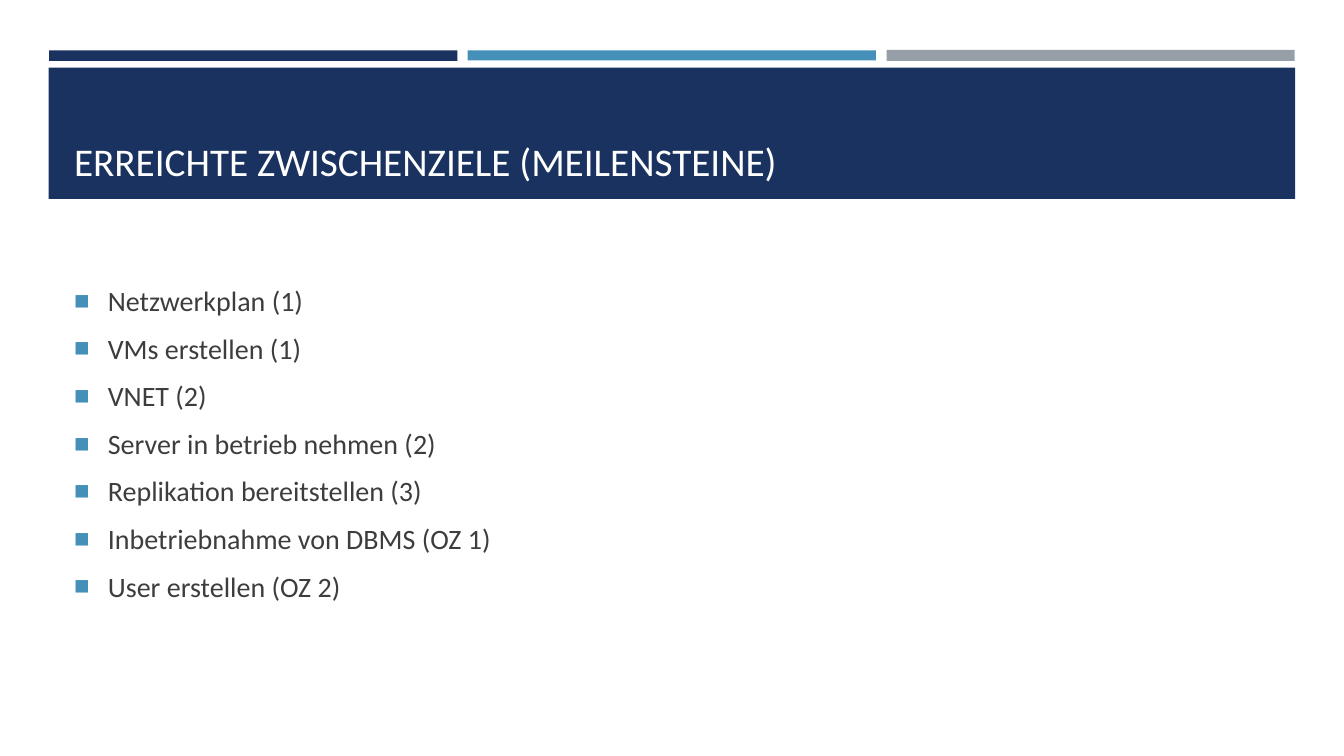
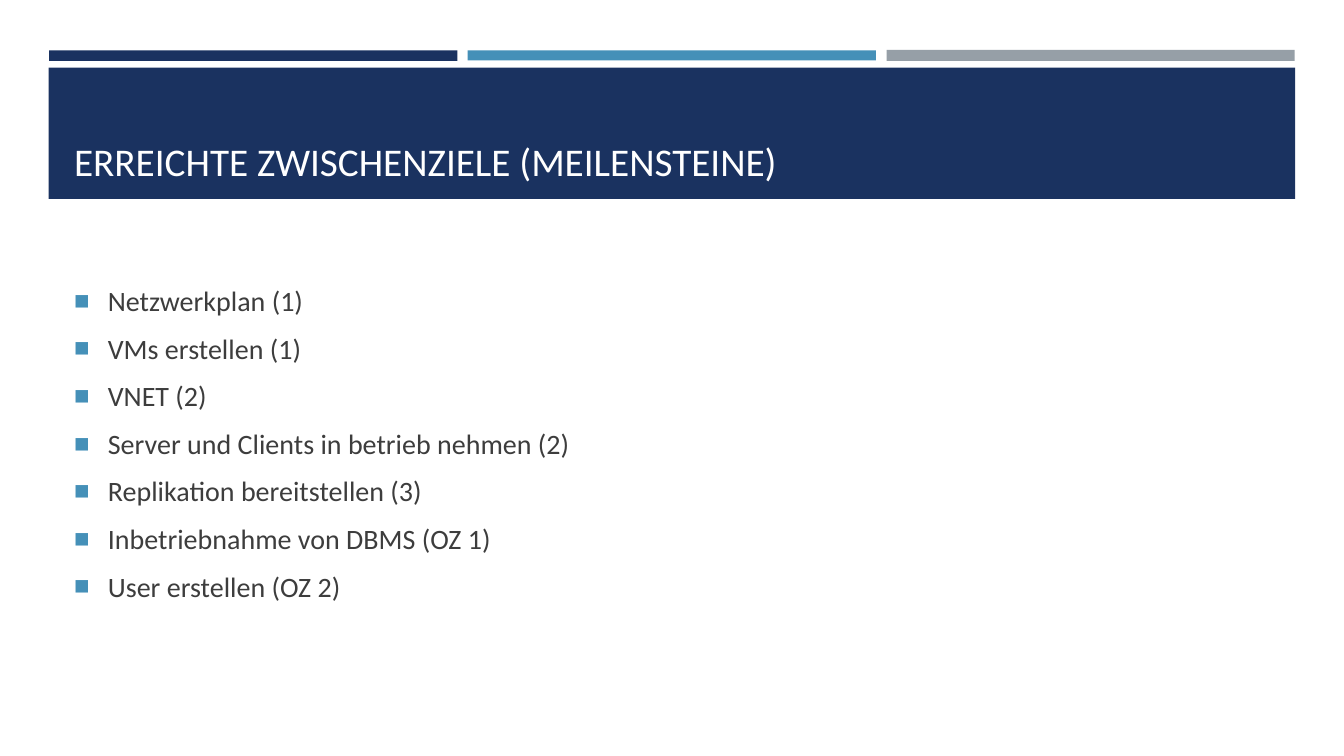
Before and after one commit to SenpaiFlo/Sportferienprojekt_001, a slide deck: slide 4 of 07_presentation/project_documentation.pptx. Drawn at 1344x756 pixels with LibreOffice and Linux fonts; fonts in the diff are those of the drawing. Boxes give left, top, right and bottom in pixels: in the first picture for what was removed or moved away, otherwise in the second. Text is boxed around its words. In the diff, an @@ line names an element or a change of style, - is before the commit and + after.

```diff
--- a/07_presentation/project_documentation.pptx
+++ b/07_presentation/project_documentation.pptx
@@ text at [108,433,569,458]: text changed @@
-■ Server in betrieb nehmen (2)
+■ Server und Clients in betrieb nehmen (2)
```
Also in this commit, not shown: 7 other slides changed, 1 slide added, 2 slides removed, 17 other files.
